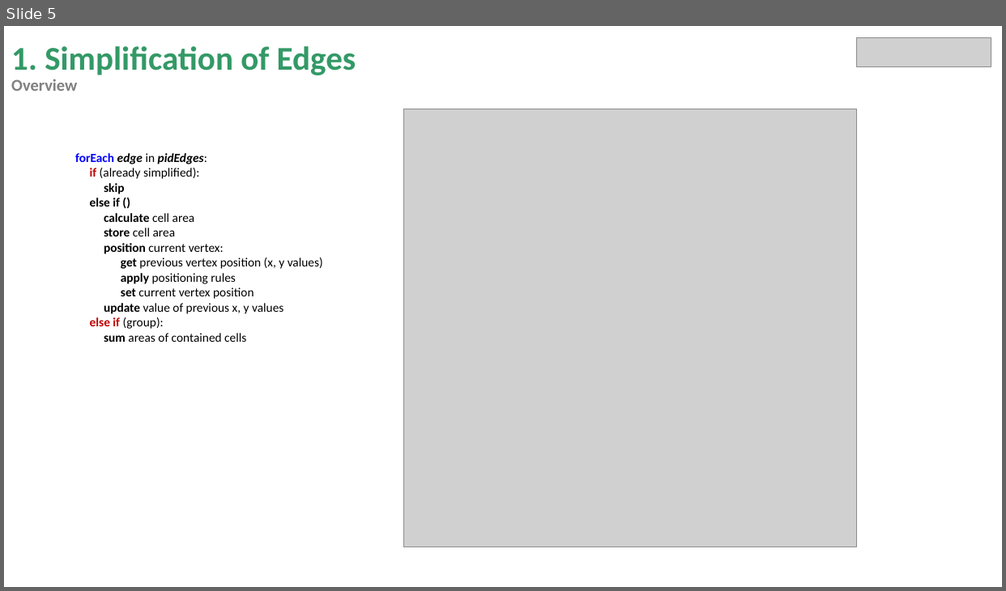
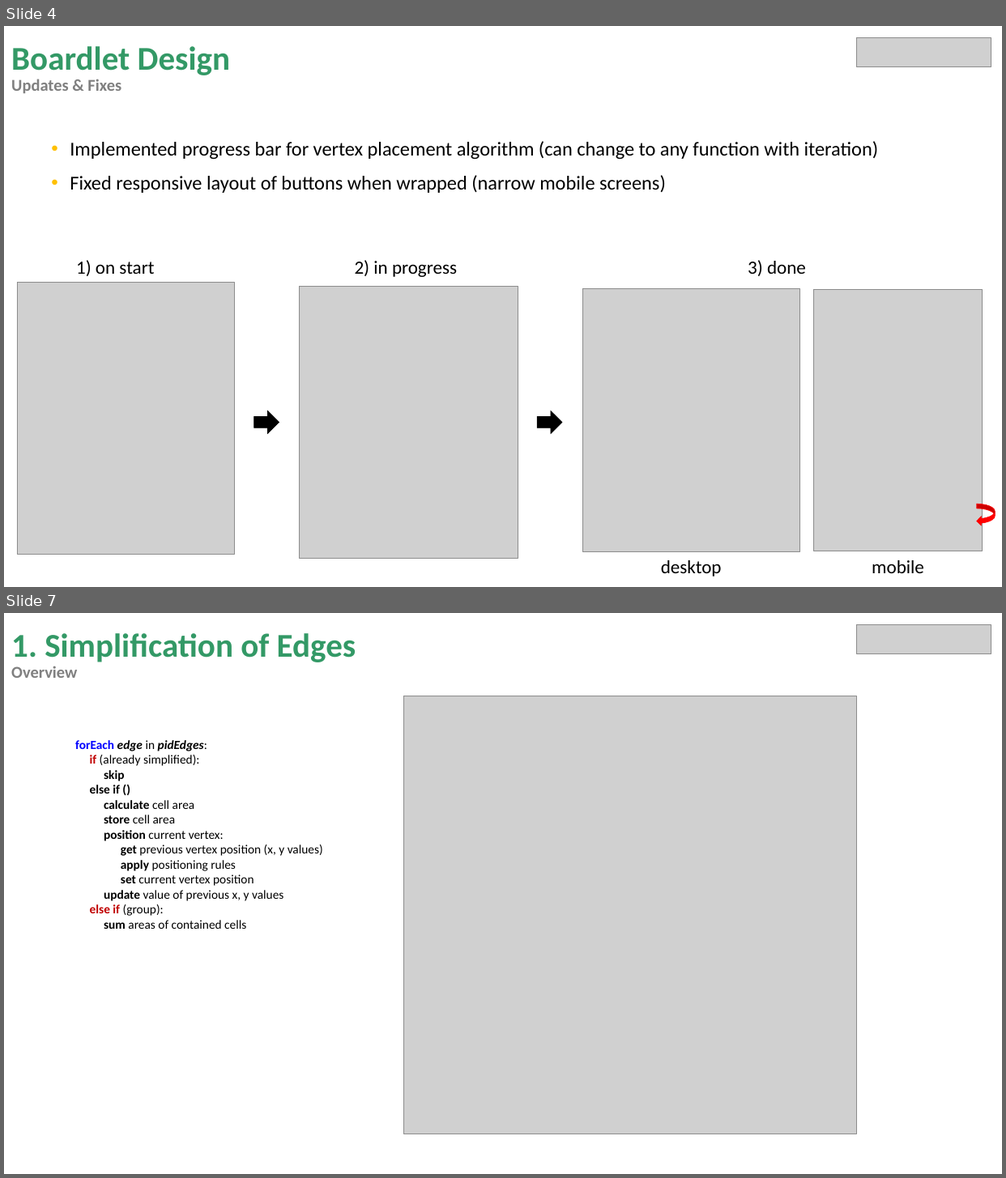
Before and after one commit to miguelrk/tum-mw-bachelorarbeit, a slide deck: 3 Entwicklungsphase/weekly_meeting_14.pptx. Shown one above the other, each under a label of ours: slide 5 before the commit, slides 4 and 7 after it; the slides between them are not shown. The pictures are 1006x591 and 1006x1178 pixels, drawn with LibreOffice and Linux fonts; fonts in the diff are those of the drawing; grey boxes stand for pictures. Boxes give left, top, right and bottom in pixels: in the first picture for what was removed or moved away, otherwise in the second. Text is boxed around its words. In the diff, an @@ line names an element or a change of style, - is before the commit and + after.

```diff
--- a/3 Entwicklungsphase/weekly_meeting_14.pptx
+++ b/3 Entwicklungsphase/weekly_meeting_14.pptx
@@ slide 4 added at bbox=[4, 26, 1002, 587], background #FFFFFF @@
@@ title added at bbox=[11, 46, 230, 93], 32 pt, text #339966, bold @@
+Boardlet Design
+Updates & Fixes
@@ picture added at bbox=[857, 37, 991, 66] @@
@@ text added at bbox=[70, 141, 879, 193], 19 pt, text #000000 @@
+• Implemented progress bar for vertex placement algorithm (can change to any function with iteration)
+• Fixed responsive layout of buttons when wrapped (narrow mobile screens)
@@ text added at bbox=[76, 260, 154, 276], 18 pt, text #000000 @@
+1) on start
@@ text added at bbox=[355, 260, 457, 277], 18 pt, text #000000 @@
+2) in progress
@@ text added at bbox=[748, 260, 806, 276], 18 pt, text #000000 @@
+3) done
@@ picture added at bbox=[17, 282, 234, 554] @@
@@ picture added at bbox=[299, 287, 518, 559] @@
@@ picture added at bbox=[582, 288, 799, 552] @@
@@ picture added at bbox=[814, 289, 982, 551] @@
@@ right arrow added at bbox=[254, 412, 279, 434], fill #000000, outline #000000 0.5 pt @@
@@ right arrow added at bbox=[537, 412, 562, 434], fill #000000, outline #000000 0.5 pt @@
@@ curved left arrow added at bbox=[978, 505, 995, 526], fill #FF0000, outline #FF0000 0.5 pt @@
@@ text added at bbox=[661, 561, 722, 577], 18 pt, text #000000 @@
+desktop
@@ text added at bbox=[872, 561, 924, 574], 18 pt, text #000000 @@
+mobile
@@ what was slide 5 is now slide 7 @@
```
Also in this commit, not shown: 5 slides changed, 2 other slides added, 2 slides removed, 9 other files.
